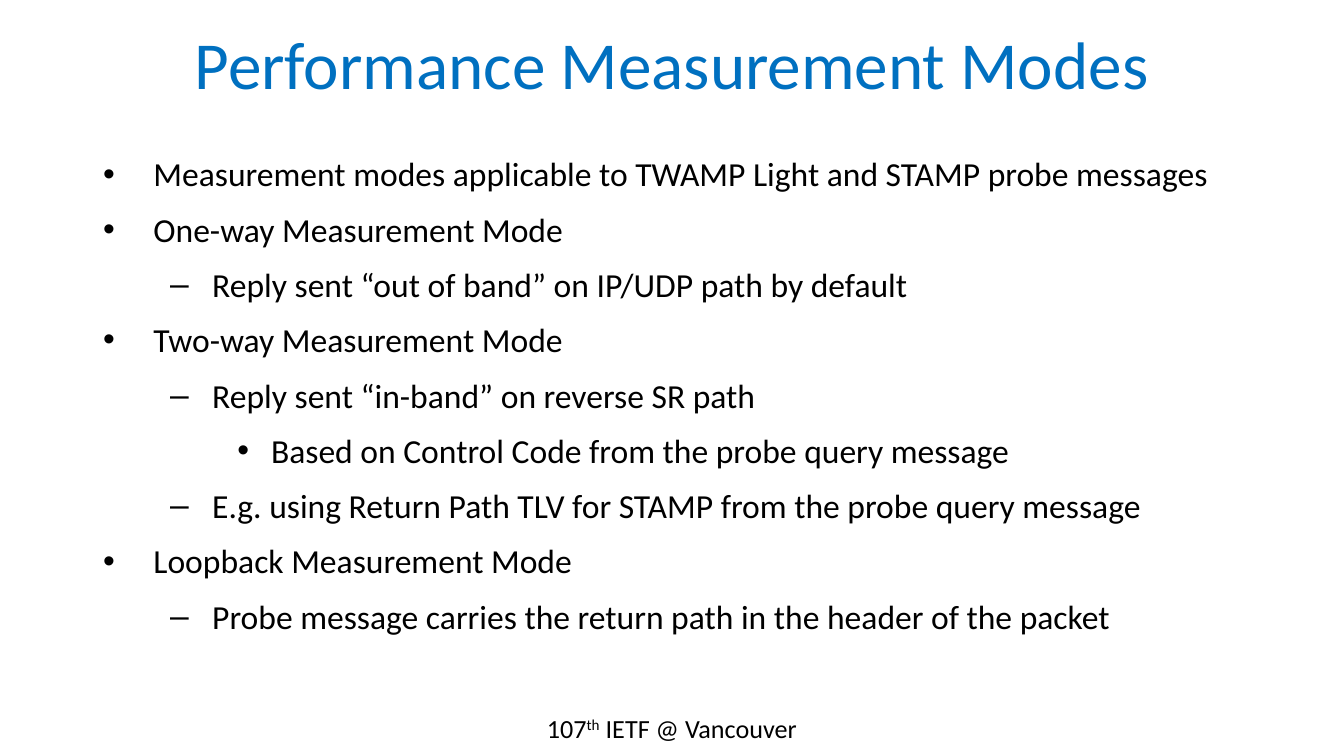
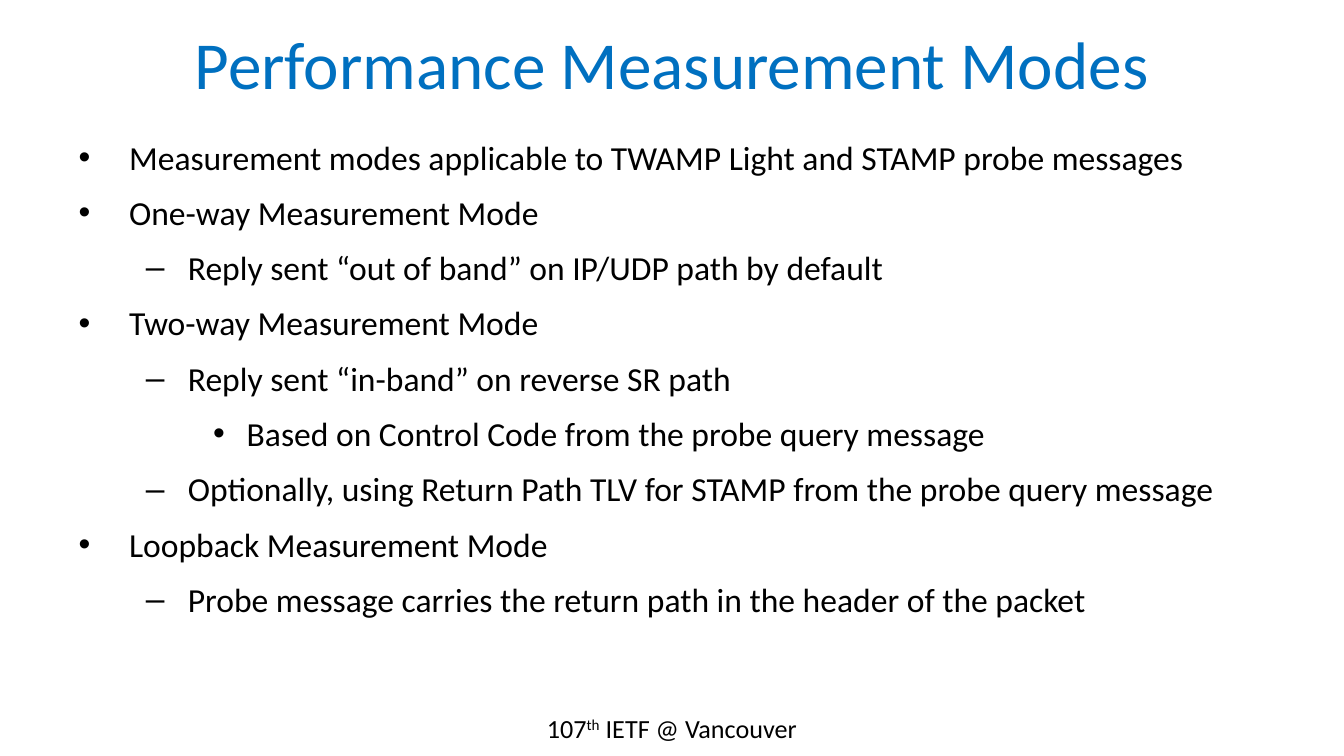
Before and after one commit to rakgandhi/ietf-slides, a slide deck: slide 7 of draft-gandhi-spring-twamp-srpm-07.pptx. Drawn at 1344x756 pixels with LibreOffice and Linux fonts; fonts in the diff are those of the drawing. Boxes give left, top, right and bottom in pixels: in the first picture for what was removed or moved away, otherwise in the second. Text is boxed around its words. In the diff, an @@ line names an element or a change of style, - is before the commit and + after.

```diff
--- a/draft-gandhi-spring-twamp-srpm-07.pptx
+++ b/draft-gandhi-spring-twamp-srpm-07.pptx
@@ text "Measurement modes applicable to TWAMP ..." moved from (x1=153, y1=162, x2=1207, y2=635) to (x1=129, y1=146, x2=1213, y2=618) @@
@@ text at (x1=188, y1=477, x2=1213, y2=507): text changed @@
-  – E.g. using Return Path TLV for STAMP from the probe query message
+  – Optionally, using Return Path TLV for STAMP from the probe query message
```
Also in this commit, not shown: 5 other slides changed.
